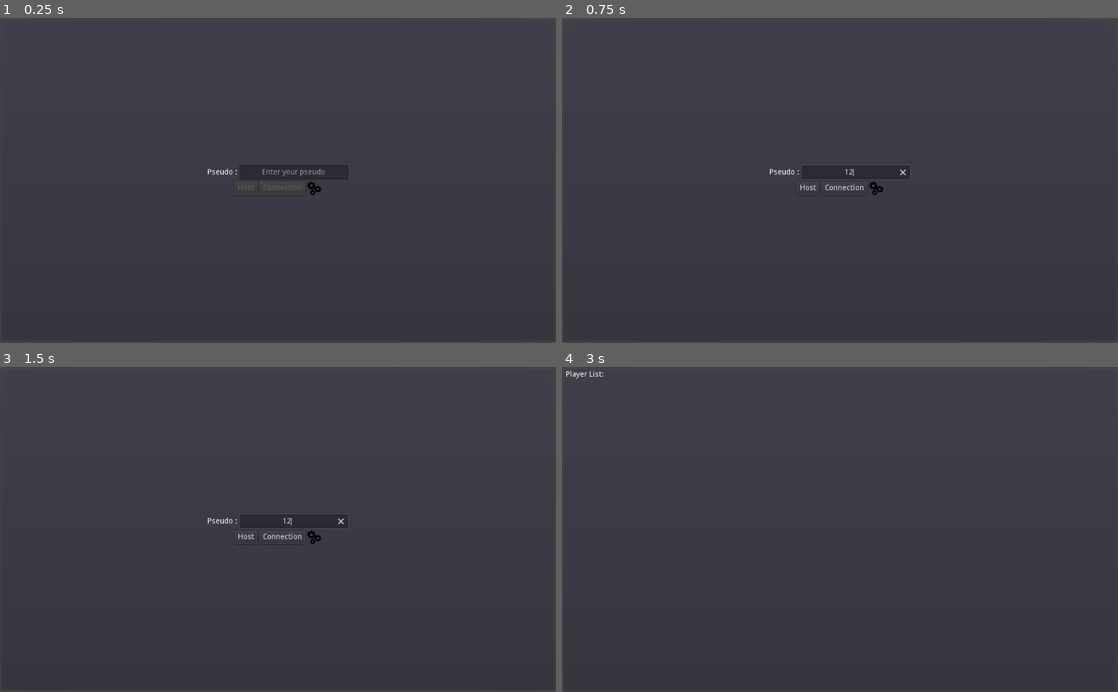
Above: before the commit, frames 1-4 (two rows, left to right).
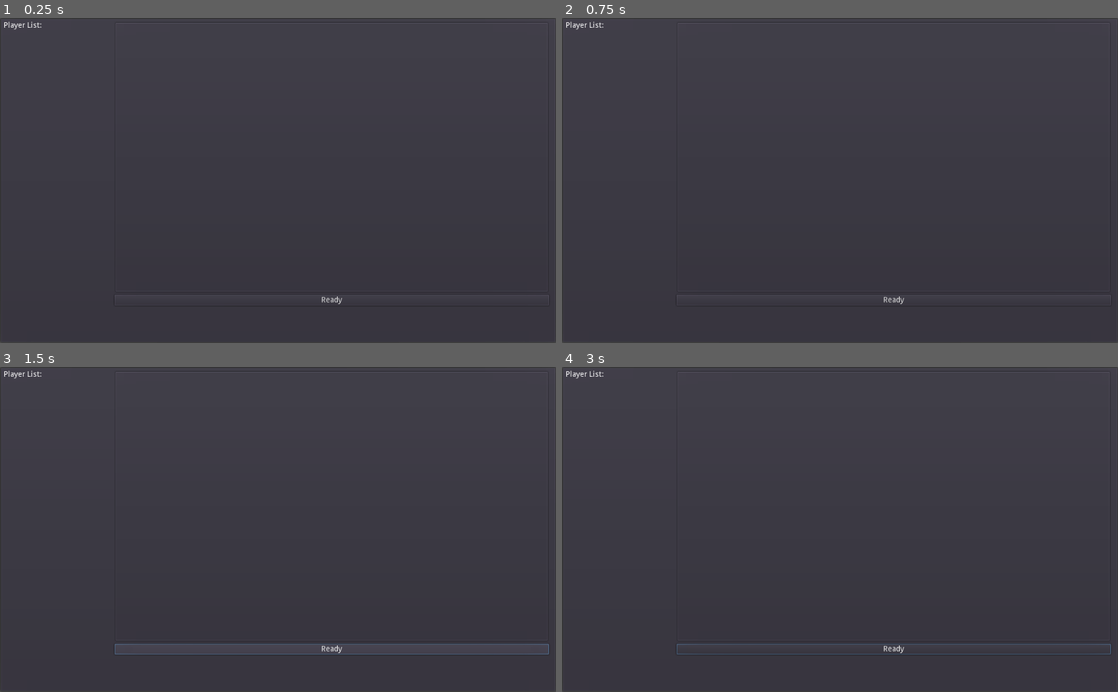
Above: after the commit, the same moments.

Repository: Skengrek/Crewmates
Game: Godot game, scene res://Scenes/Main/Connection.tscn
The game is run twice, just before and just after one commit, with the same random seed, the same clock (stepped at 60 frames per second) and the same inputs.
Inputs (mouse positions are in pixels of both pictures, inside the frame that each line leads up to):
- Up to frame 1 (0.25 s): no input
- Up to frame 2 (0.75 s): click (856, 174) at 0.52 s; type "12" at 0.6 s
- Up to frame 3 (1.5 s): click (333, 649) at 1.25 s, where only the run after the commit has a clickable "Ready"
- Up to frame 4 (3 s): click (895, 649) at 2 s, where only the run after the commit has a clickable "Ready"; click (806, 536) at 2.75 s, where only the run before the commit has a clickable "Host"

The runs differ from the first frame. In frame 1, 0.3% of the frame differs, in the area x 0-99%, y 1-89%; in frame 2, 0.3%; in frame 3, 0.7%; in frame 4, 0.4%.

Commit message:
WIP ServerClient Connection
Server now identifies player by ID and not Name (no more problem of same pseudo communication)

Diff:
--- a/Scenes/Main/Connection.gd
+++ b/Scenes/Main/Connection.gd
@@ -42,4 +42,4 @@
 	_pseudo = _pseudo.replace('|', '_')
 	_pseudo = _pseudo.replace(':', '_')
 	GameData.pseudo = _pseudo
-	GameData.addPlayer(_pseudo, false)
+	GameData.addPlayer(1, _pseudo, false)
--- a/Scenes/Main/Connection.tscn
+++ b/Scenes/Main/Connection.tscn
@@ -1,7 +1,8 @@
-[gd_scene load_steps=3 format=2]
+[gd_scene load_steps=4 format=2]
 
 [ext_resource path="res://Assets/Icons/settings-gears.png" type="Texture" id=1]
 [ext_resource path="res://Scenes/Main/Connection.gd" type="Script" id=2]
+[ext_resource path="res://Scenes/Main/PlayerList.gd" type="Script" id=3]
 
 [node name="Control" type="Control"]
 anchor_right = 1.0
@@ -127,7 +128,6 @@
 margin_bottom = 38.0
 
 [node name="ServerContainer" type="PanelContainer" parent="."]
-visible = false
 anchor_right = 1.0
 anchor_bottom = 1.0
 margin_right = 1.0
@@ -152,13 +152,25 @@
 margin_top = 18.0
 margin_right = 200.0
 margin_bottom = 18.0
+script = ExtResource( 3 )
 
-[node name="RightPanel" type="HBoxContainer" parent="ServerContainer/HBoxContainer"]
+[node name="RightPanel" type="VBoxContainer" parent="ServerContainer/HBoxContainer"]
 margin_left = 204.0
 margin_right = 1004.0
 margin_bottom = 586.0
 rect_min_size = Vector2( 800, 586 )
 
+[node name="PanelContainer" type="PanelContainer" parent="ServerContainer/HBoxContainer/RightPanel"]
+margin_right = 800.0
+margin_bottom = 500.0
+rect_min_size = Vector2( 0, 500 )
+
+[node name="Button" type="Button" parent="ServerContainer/HBoxContainer/RightPanel"]
+margin_top = 504.0
+margin_right = 800.0
+margin_bottom = 524.0
+text = "Ready"
+
 [connection signal="pressed" from="ConnectionPannel/Layout/CenterContainer/HostButton" to="." method="_on_HostButton_pressed"]
 [connection signal="pressed" from="ConnectionPannel/Layout/CenterContainer/ConnecButton" to="." method="_on_ConnecButton_pressed"]
 [connection signal="pressed" from="ConnectionPannel/Layout/CenterContainer/ToolButton" to="." method="_on_ToolButton_pressed"]
--- /dev/null
+++ b/Scenes/Main/PlayerList.gd
@@ -0,0 +1,9 @@
+extends VBoxContainer
+
+
+func _ready():
+	pass # Replace with function body.
+
+
+func _process(delta):
+	pass
--- a/Scripts/GameData.gd
+++ b/Scripts/GameData.gd
@@ -7,11 +7,11 @@
 func _ready():
 	pass # Replace with function body.
 
-func addPlayer(playerName, readyState):
-	playerDict[playerName] = {'state':readyState}
+func addPlayer(id, playerName, readyState):
+	playerDict[id] = {'pseudo': playerName,'state':readyState}
 
-func newReadyState(playerName, newState):
-	playerDict[playerName]['state'] = newState
+func newReadyState(playerId, newState):
+	playerDict[playerId]['state'] = newState
 
 func updateLobbyState(dictData):
 	pass
--- a/Scripts/Network.gd
+++ b/Scripts/Network.gd
@@ -48,6 +48,7 @@
 
 func onPeerDisconnected(playerId):
 	print(playerId, ' is disconnected')
+	GameData.playerDict.erase(playerId)
 
 
 # Dialog with the server #######################################################
@@ -60,23 +61,25 @@
 remote func processMessage(msg):
 	var split = msg.rsplit('|')
 	var dataDict = {}
+	var id = get_tree().get_rpc_sender_id()
 	print(split)
 	var command = split[0]
 	if command == 'Connect':
-		GameData.addPlayer(split[-1], false)
+		GameData.addPlayer(id, split[-1], false)
 	if command == 'UpdateLobby':
 		split.remove(0)
 		for data in split:
 			var splitedData = data.rsplit(':')
 			if not splitedData[0] in GameData.playerDict:
-				GameData.addPlayer(splitedData[0], splitedData[1])
+				GameData.addPlayer(splitedData[0], splitedData[1], splitedData[2])
 			else:
-				GameData.newReadyState(splitedData[0], splitedData[1])
+				GameData.newReadyState(splitedData[0], splitedData[2])
 
 func generateUpdateLobbyString():
 	var strRen = 'UpdateLobby'
 	for key in GameData.playerDict:
 		var value = GameData.playerDict[key]['state']
-		strRen += '|' + str(key) + ':' + str(value)
+		var pseudo = GameData.playerDict[key]['pseudo']
+		strRen += '|'+ str(key) + ':' + str(pseudo) + ':' + str(value)
 	print(strRen)
 	return strRen
Not shown, added: .mono/metadata/ide_messaging_meta.txt
